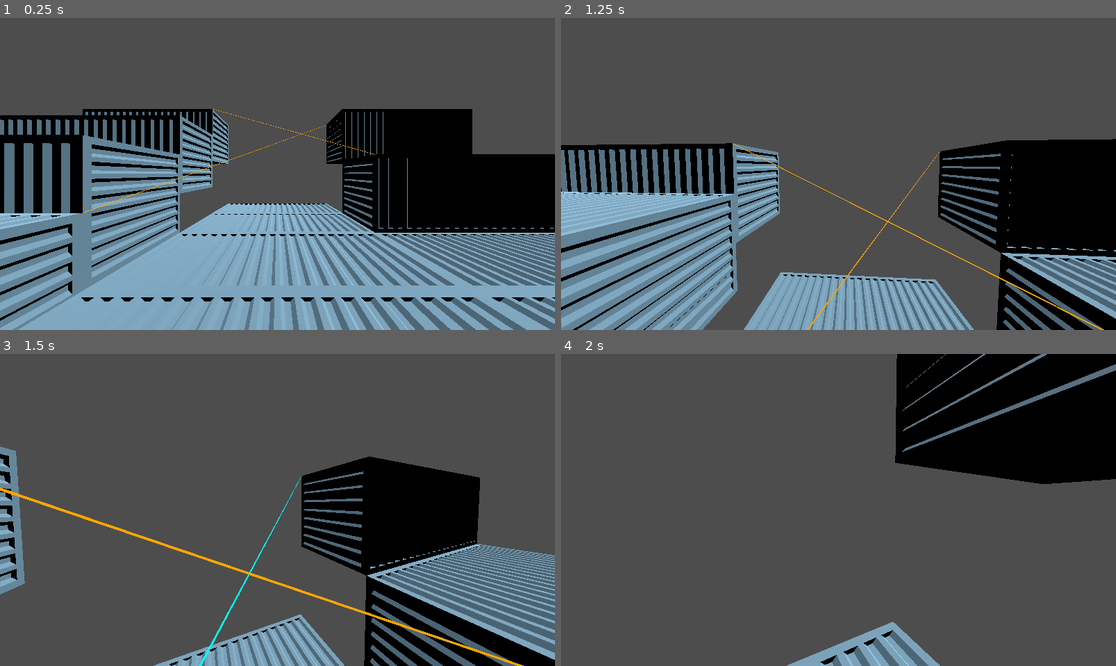
Above: before the commit, frames 1-4 (two rows, left to right).
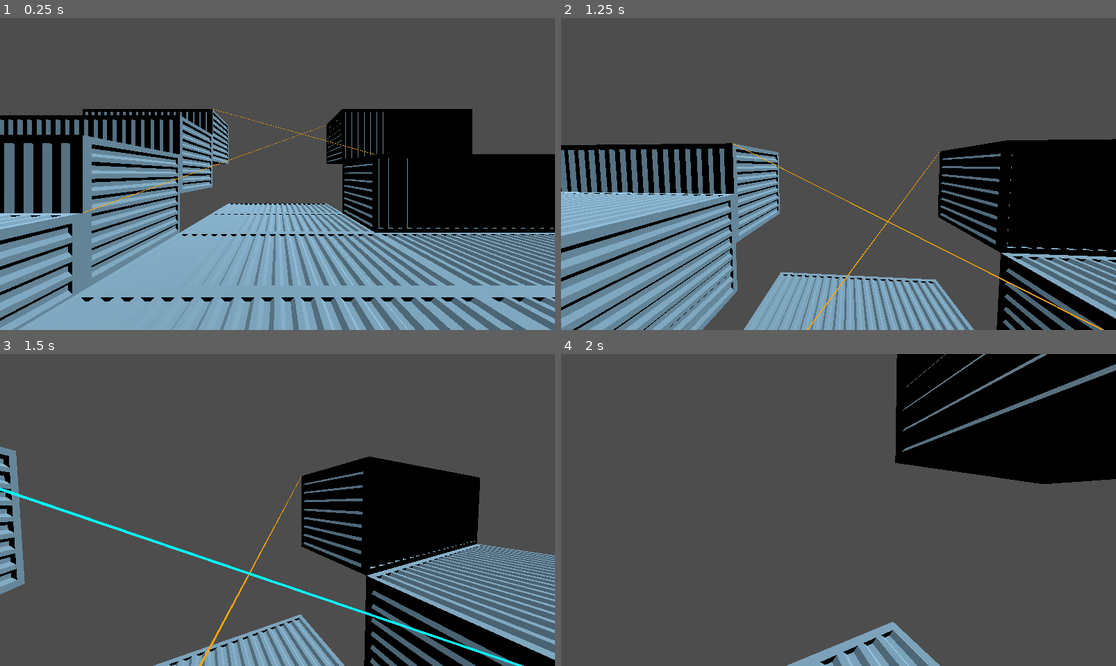
Above: after the commit, the same moments.

Repository: Alex-Fischman/Shipyard
Game: Godot game, scene res://Scenes/Main.tscn
Two runs of this game, one before a commit and one after it. Both use one fixed random seed, a clock stepped at 60 frames per second and the inputs below.
Inputs (mouse positions are in pixels of both pictures, inside the frame that each line leads up to):
- Up to frame 1 (0.25 s): no input
- Up to frame 2 (1.25 s): tap Enter at 0.5 s; move the mouse to (832, 180) at 0.52 s; hold W (move_forward) from 0.53 s (still down); click (832, 180) at 0.67 s; tap Space (jump) at 0.77 s
- Up to frame 3 (1.5 s): keep holding W (move_forward); move the mouse to (316, 513) at 1.27 s; click (316, 513) at 1.42 s
- Up to frame 4 (2 s): keep holding W (move_forward); tap Space (jump) at 1.52 s

Frames 1-2 are identical in both runs. In frame 3, 1.0% of the frame differs, in the area x 0-95%, y 39-100%; in frame 4, nothing differs.

Commit message:
Add mouse down input tracking

Diff:
--- a/Scenes/Player.tscn
+++ b/Scenes/Player.tscn
@@ -8,7 +8,6 @@
 [sub_resource type="CapsuleMesh" id="CapsuleMesh_mj2w3"]
 
 [sub_resource type="SphereShape3D" id="SphereShape3D_j3g1t"]
-radius = 0.1
 
 [node name="Player" type="CharacterBody3D" node_paths=PackedStringArray("ROPE_CAST")]
 script = ExtResource("1_mh0dp")
--- a/Scripts/Player.gd
+++ b/Scripts/Player.gd
@@ -8,6 +8,7 @@
 @export var ROPE_CAST: ShapeCast3D
 
 var current_target: Node = null
+var mouse_down: bool = false
 
 func _physics_process(delta: float) -> void:
 	var MOVE_SPEED: float = JUMP_DIST / JUMP_TIME
@@ -33,7 +34,19 @@
 	velocity.y = vertical
 	move_and_slide()
 
-	if ROPE_CAST.is_colliding():
-		current_target = ROPE_CAST.get_collider(0)
-		current_target.call("targeted")
-		current_target = current_target.get_parent()
+	if mouse_down:
+		if current_target == null:
+			if ROPE_CAST.is_colliding():
+				current_target = ROPE_CAST.get_collider(0)
+				current_target = current_target.get_parent()
+
+		if current_target != null:
+			current_target.get_node("StaticBody3D").call("targeted")
+	else:
+		current_target = null
+
+func _unhandled_input(event: InputEvent) -> void:
+	if event is InputEventMouseButton:
+		var e: InputEventMouseButton = event as InputEventMouseButton
+		if e.button_index == MOUSE_BUTTON_LEFT:
+			mouse_down = e.pressed
